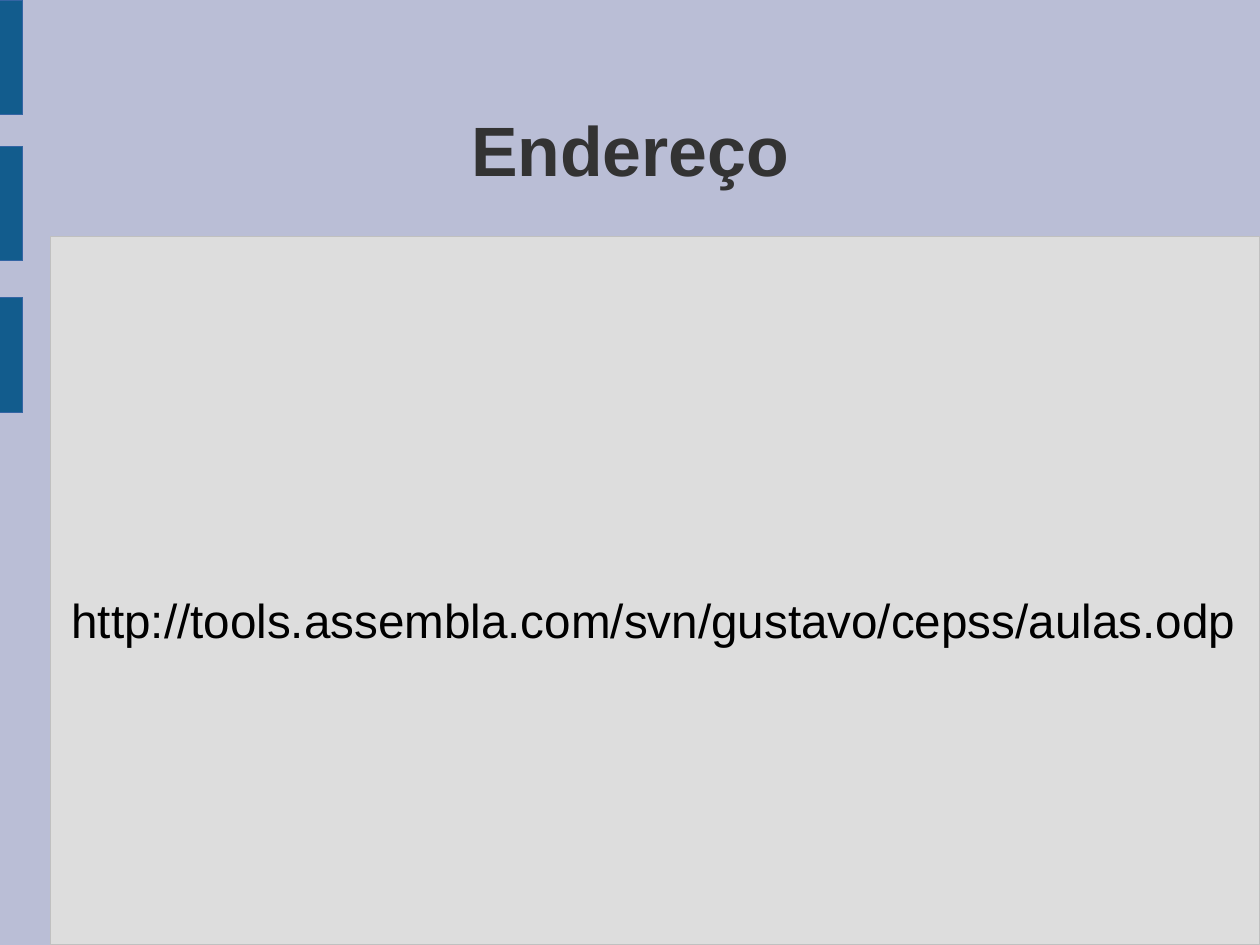
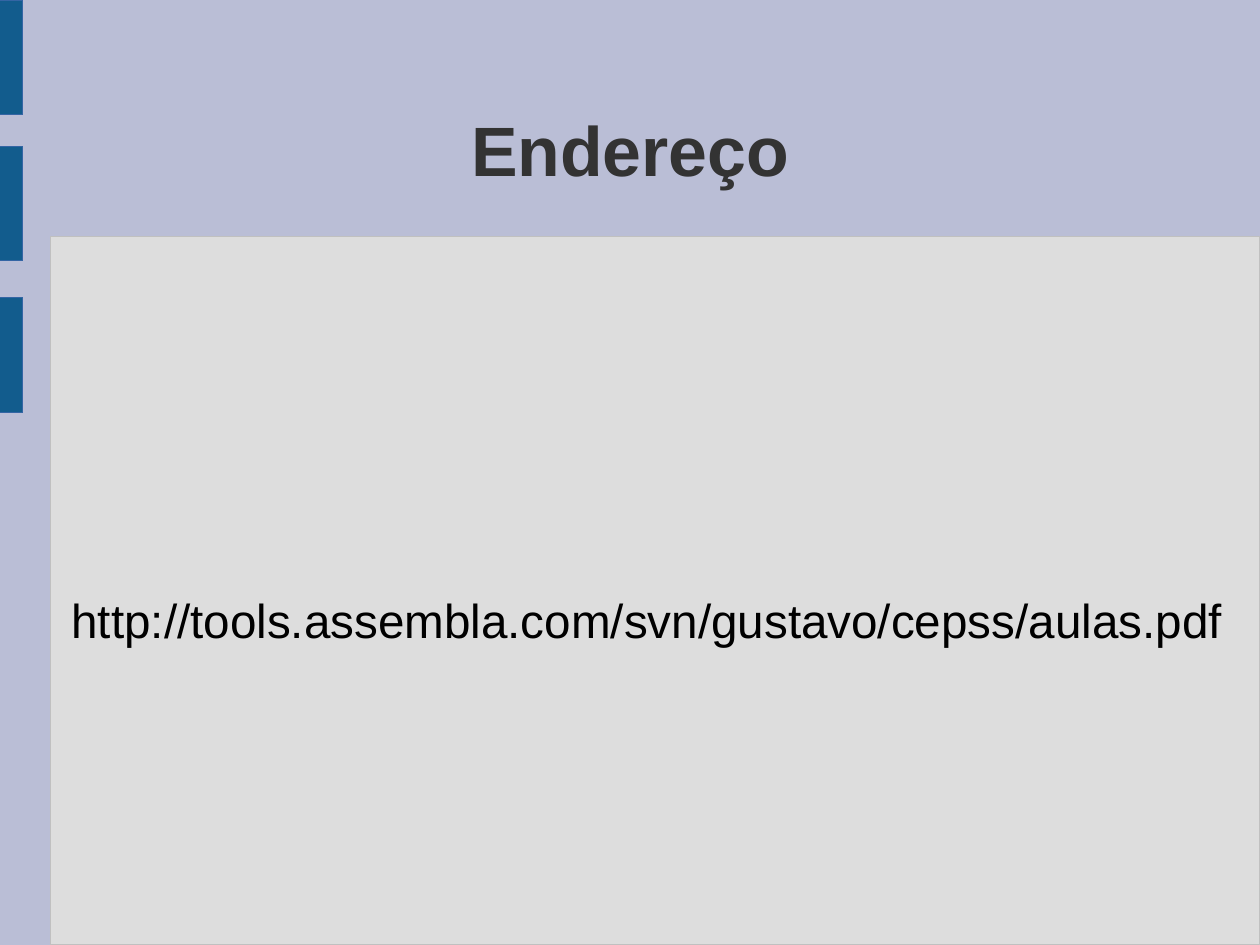
Before and after one commit to gcms/gustavo, a slide deck: slide 132 of cepss/aulas.odp (slide 127 before the commit). Drawn at 1260x945 pixels with LibreOffice and Linux fonts; fonts in the diff are those of the drawing. Boxes give left, top, right and bottom in pixels: in the first picture for what was removed or moved away, otherwise in the second. Text is boxed around its words. In the diff, an @@ line names an element or a change of style, - is before the commit and + after.

```diff
--- a/cepss/aulas.odp
+++ b/cepss/aulas.odp
@@ text at [72, 603, 1222, 648]: text changed @@
-http://tools.assembla.com/svn/gustavo/cepss/aulas.odp
+http://tools.assembla.com/svn/gustavo/cepss/aulas.pdf
```
Also in this commit, not shown: 5 other slides changed, 7 slides added, 2 slides removed.
